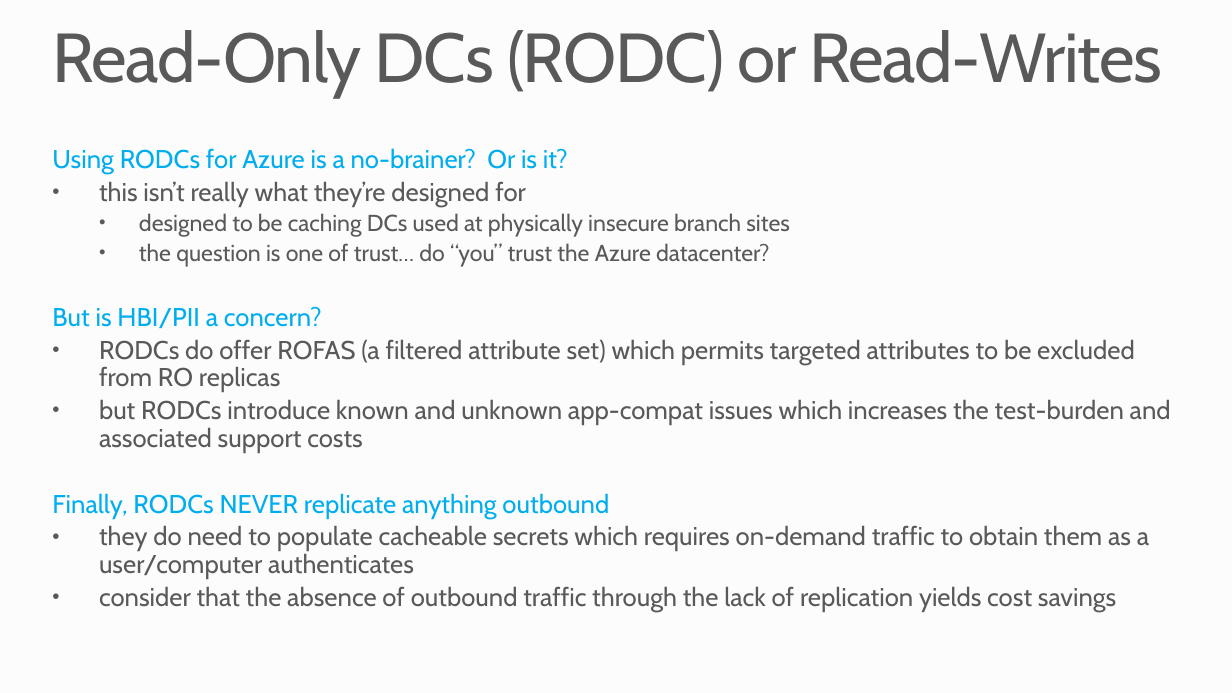
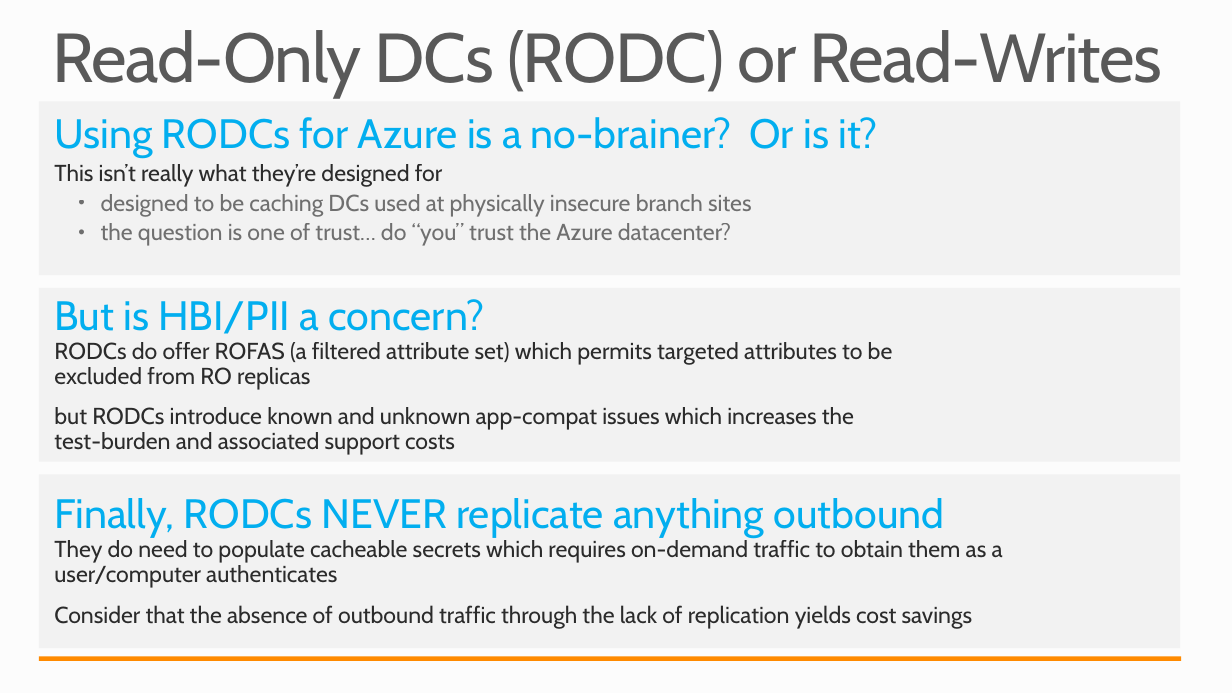
Before and after one commit to mwasham/WATK-Presentations, a slide deck: slide 12 of DeployingActiveDirectory/DeployingActiveDirectory.pptx. Drawn at 1232x693 pixels with LibreOffice and Linux fonts; fonts in the diff are those of the drawing. Boxes give left, top, right and bottom in pixels: in the first picture for what was removed or moved away, otherwise in the second. Text is boxed around its words. In the diff, an @@ line names an element or a change of style, - is before the commit and + after.

```diff
--- a/DeployingActiveDirectory/DeployingActiveDirectory.pptx
+++ b/DeployingActiveDirectory/DeployingActiveDirectory.pptx
@@ rectangle added at (x1=39, y1=102, x2=1180, y2=275), fill #F2F2F2 @@
@@ text added at (x1=54, y1=117, x2=878, y2=246), 18 pt, text #6E6E6E @@
+Using RODCs for Azure is a no-brainer? Or is it?
+This isn’t really what they’re designed for
+  • designed to be caching DCs used at physically insecure branch sites
+  • the question is one of trust… do “you” trust the Azure datacenter?
@@ text removed at (x1=52, y1=148, x2=1171, y2=612) @@
-Using RODCs for Azure is a no-brainer? Or is it?
-• this isn’t really what they’re designed for
-  • designed to be caching DCs used at physically insecure branch sites
-  • the question is one of trust… do “you” trust the Azure datacenter?
-But is HBI/PII a concern?
-• RODCs do offer ROFAS (a filtered attribute set) which permits targeted attributes to be excluded from RO replicas
-• but RODCs introduce known and unknown app-compat issues which increases the test-burden and associated support costs
-Finally, RODCs NEVER replicate anything outbound
-• they do need to populate cacheable secrets which requires on-demand traffic to obtain them as a user/computer authenticates
-• consider that the absence of outbound traffic through the lack of replication yields cost savings
@@ rectangle added at (x1=39, y1=288, x2=1180, y2=462), fill #F2F2F2 @@
@@ text added at (x1=54, y1=299, x2=893, y2=455), 18 pt, text #292929 @@
+But is HBI/PII a concern?
+  RODCs do offer ROFAS (a filtered attribute set) which permits targeted attributes to be excluded from RO replicas
+  but RODCs introduce known and unknown app-compat issues which increases the test-burden and associated support costs
@@ rectangle added at (x1=39, y1=474, x2=1180, y2=648), fill #F2F2F2 @@
@@ text added at (x1=54, y1=498, x2=1003, y2=629), 18 pt, text #292929 @@
+Finally, RODCs NEVER replicate anything outbound
+  They do need to populate cacheable secrets which requires on-demand traffic to obtain them as a user/computer authenticates
+  Consider that the absence of outbound traffic through the lack of replication yields cost savings
@@ rectangle added at (x1=39, y1=656, x2=1181, y2=661), fill #FF8A00 @@
```
Also in this commit, not shown: 23 other slides changed, 1 slide added, 1 slide removed, 4 other files.
